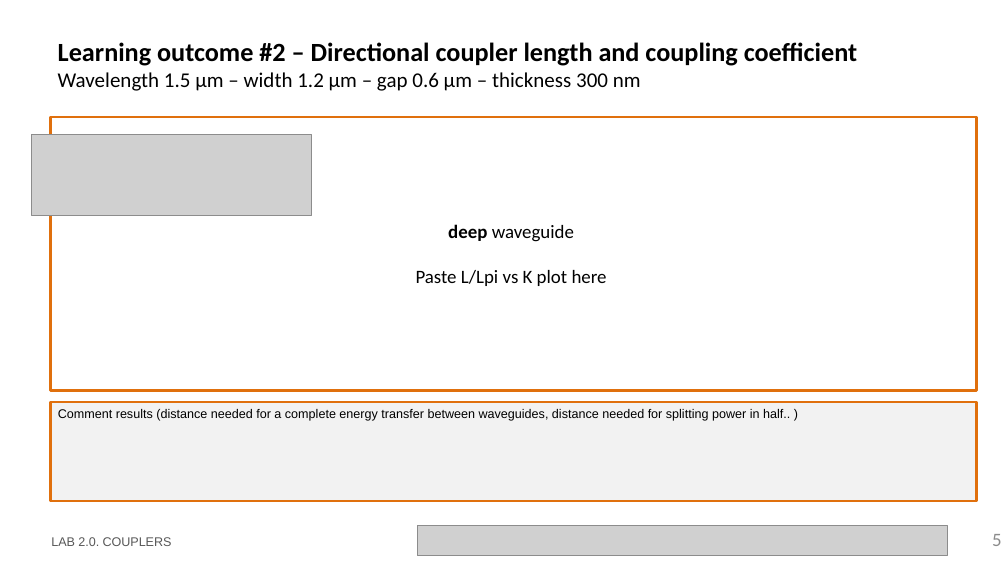
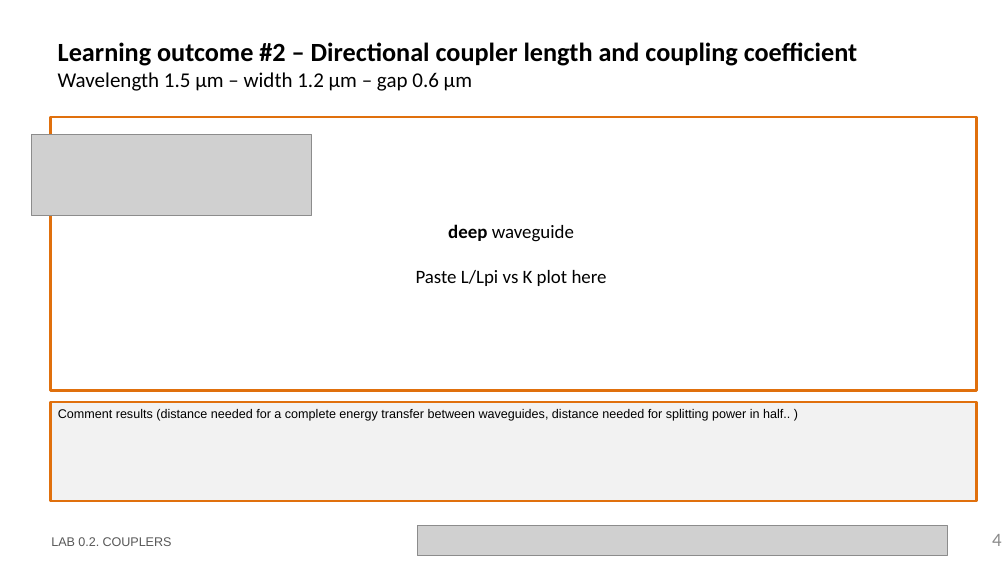
Before and after one commit to cccanvas-upv/ipsp-lab2, a slide deck: slide 4 of LabBook_20.pptx (slide 5 before the commit). Drawn at 1008x567 pixels with LibreOffice and Linux fonts; fonts in the diff are those of the drawing; grey boxes stand for pictures; background and template pictures are left out. Boxes give left, top, right and bottom in pixels: in the first picture for what was removed or moved away, otherwise in the second. Text is boxed around its words. In the diff, an @@ line names an element or a change of style, - is before the commit and + after.

```diff
--- a/LabBook_20.pptx
+++ b/LabBook_20.pptx
@@ title at bbox=[58, 42, 857, 91]: text changed @@
-Learning outcome #2 – Directional coupler length and coupling coefficient
-Wavelength 1.5 µm – width 1.2 µm – gap 0.6 µm – thickness 300 nm
+Learning outcome #2 – Directional coupler length and coupling coefficient
+Wavelength 1.5 µm – width 1.2 µm – gap 0.6 µm
@@ text at bbox=[51, 537, 172, 546]: text changed @@
-LAB 2.0. COUPLERS
+LAB 0.2. COUPLERS
@@ page number at bbox=[992, 534, 1002, 546]: text changed @@
-5
+4
```
Also in this commit, not shown: 7 other slides changed, 9 slides removed, 3 other files.
